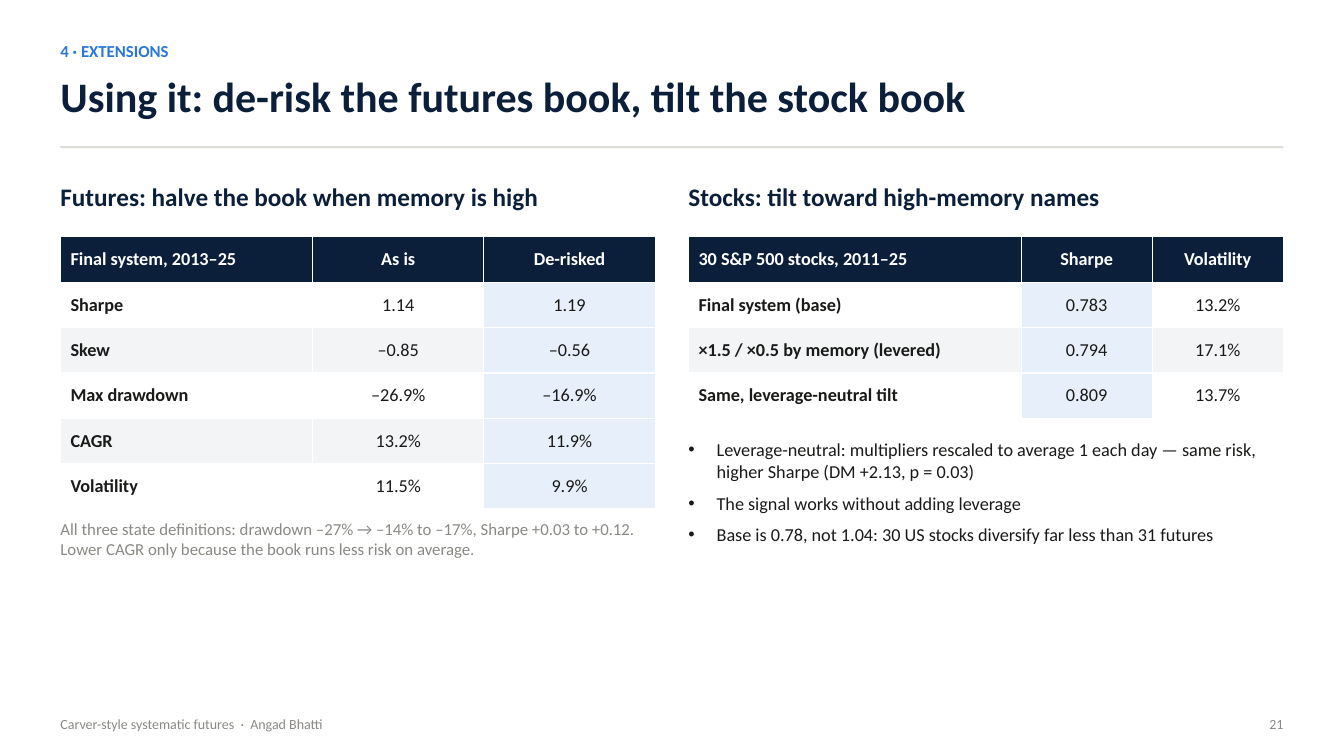
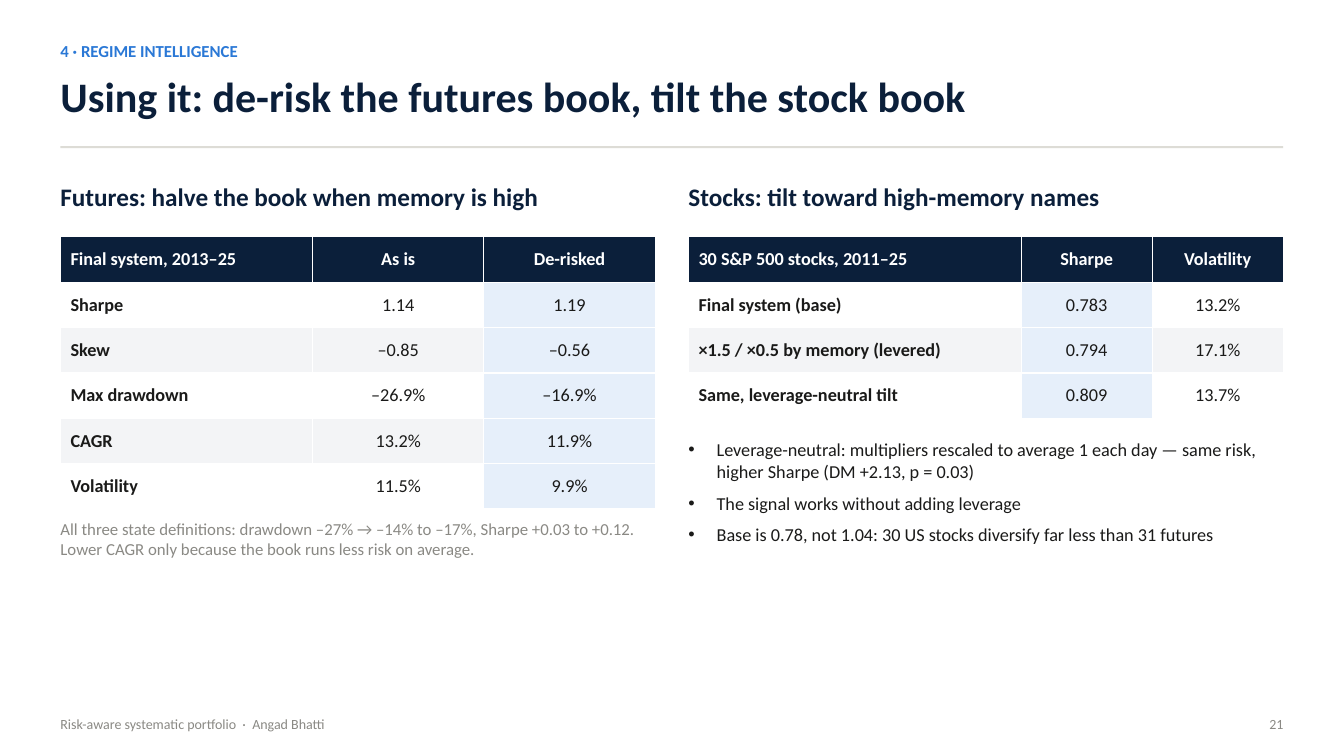
Before and after one commit to Abhatti-123123/carver, a slide deck: slide 21 of carver_presentation.pptx. Drawn at 1344x756 pixels with LibreOffice and Linux fonts; fonts in the diff are those of the drawing. Boxes give left, top, right and bottom in pixels: in the first picture for what was removed or moved away, otherwise in the second. Text is boxed around its words. In the diff, an @@ line names an element or a change of style, - is before the commit and + after.

```diff
--- a/carver_presentation.pptx
+++ b/carver_presentation.pptx
@@ text at [60, 46, 238, 57]: text changed @@
-4 · EXTENSIONS
+4 · REGIME INTELLIGENCE
@@ text at [60, 719, 324, 732]: text changed @@
-Carver-style systematic futures · Angad Bhatti
+Risk-aware systematic portfolio · Angad Bhatti
```
Also in this commit, not shown: 26 other slides changed, 1 other file.
